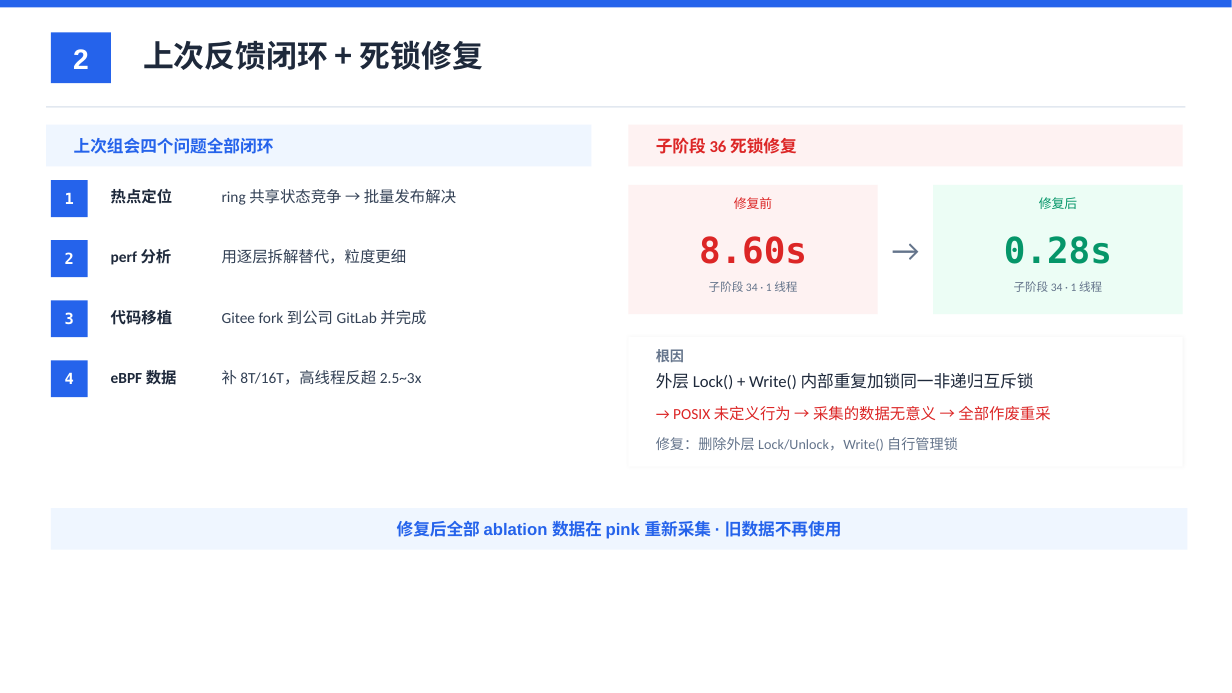
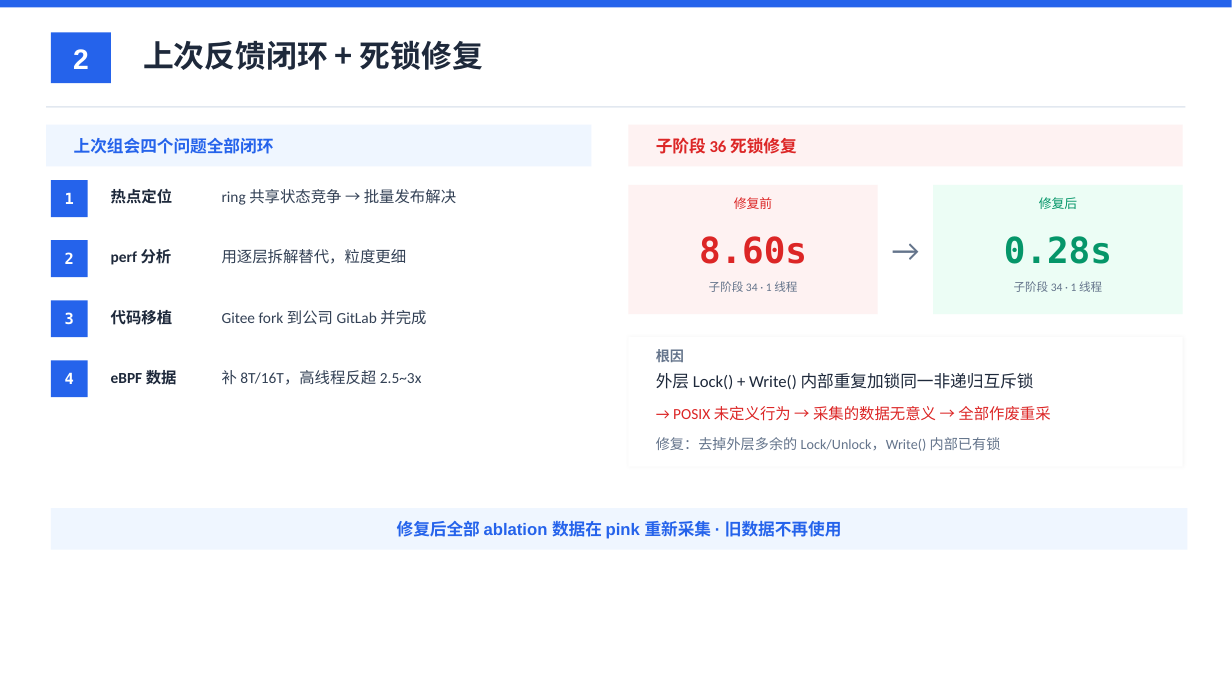
Before and after one commit to YiChiChen1106/Nativehook_linux_planb, a slide deck: slide 2 of presentation/native_hook_progress_2026-06-11.pptx. Drawn at 1232x693 pixels with LibreOffice and Linux fonts; fonts in the diff are those of the drawing. Boxes give left, top, right and bottom in pixels: in the first picture for what was removed or moved away, otherwise in the second. Text is boxed around its words. In the diff, an @@ line names an element or a change of style, - is before the commit and + after.

```diff
--- a/presentation/native_hook_progress_2026-06-11.pptx
+++ b/presentation/native_hook_progress_2026-06-11.pptx
@@ text at [656,437,1001,451]: text changed @@
-修复：删除外层 Lock/Unlock，Write() 自行管理锁
+修复：去掉外层多余的 Lock/Unlock，Write() 内部已有锁
```
Also in this commit, not shown: 3 other files.
